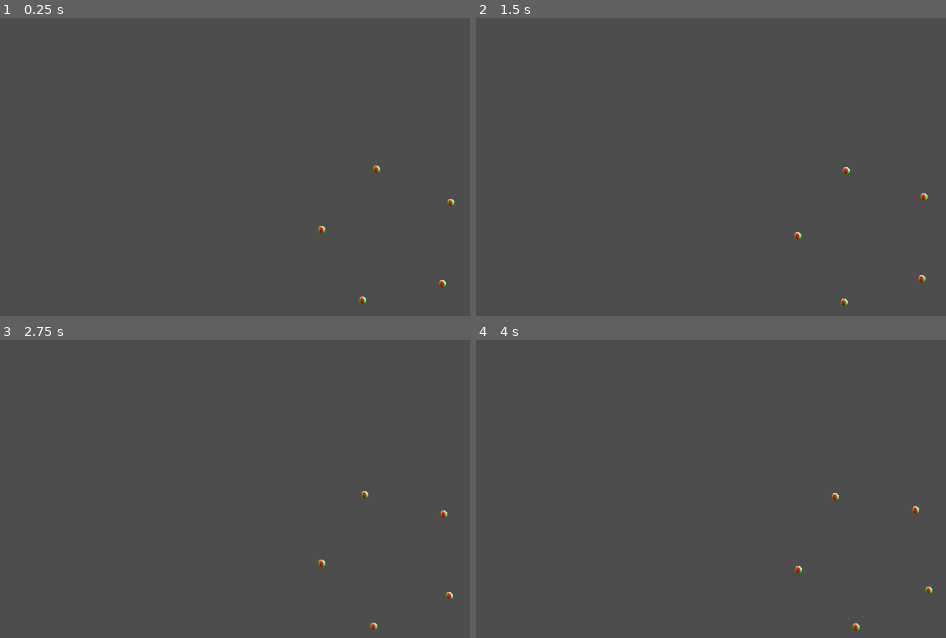
Above: before the commit, frames 1-4 (two rows, left to right).
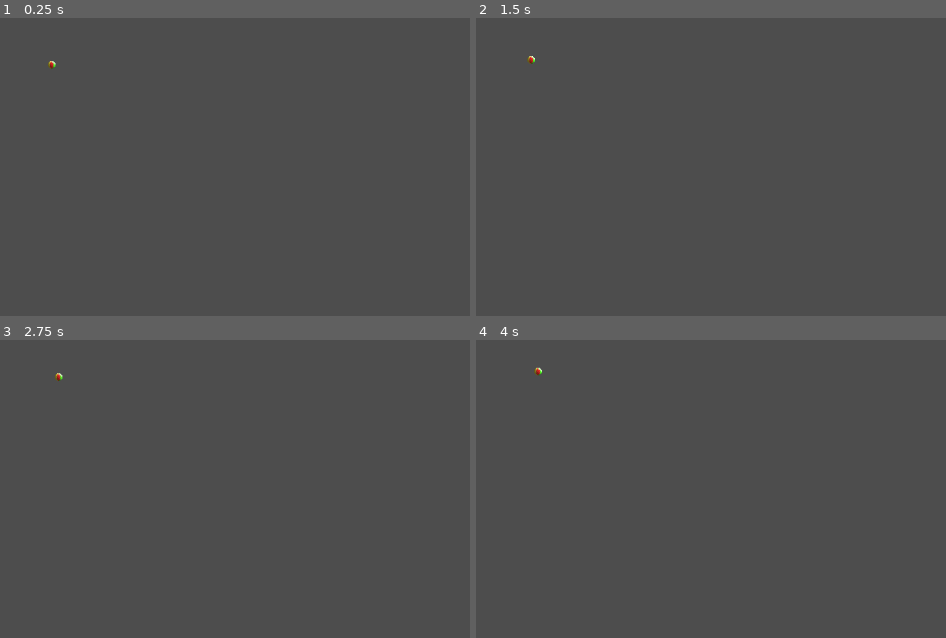
Above: after the commit, the same moments.

Repository: OscarPindaro/BossRushJam2025
Game: Godot game, scene res://scenes/balls/balls_area.tscn
The game is run twice, just before and just after one commit, with the same random seed, the same clock (stepped at 60 frames per second) and the same inputs. The project has no main scene, so this scene is started directly.
Inputs (mouse positions are in pixels of both pictures, inside the frame that each line leads up to):
- Up to frame 1 (0.25 s): no input
- Up to frame 2 (1.5 s): move the mouse to (outside the picture) at 0.52 s; hold D (ui_right) 0.53-1.28 s; tap Enter at 1.25 s; move the mouse to (715, 265) at 1.27 s; hold S (ui_down) from 1.28 s (still down)
- Up to frame 3 (2.75 s): move the mouse to (outside the picture) at 2.02 s; release S (ui_down) at 2.03 s; hold D (ui_right) from 2.03 s (still down)
- Up to frame 4 (4 s): move the mouse to (outside the picture) at 2.77 s; release D (ui_right) at 2.78 s; hold W (ui_up) 2.78-3.53 s; move the mouse to (outside the picture) at 3.52 s; hold A (ui_left) from 3.53 s (still down)

The runs differ from the first frame. In frame 1, 0.2% of the frame differs, in the area x 10-97%, y 14-96%; in frame 2, 0.2%; in frame 3, 0.2%, in the area x 11-97%, y 11-98%; in frame 4, 0.2%.

Commit message:
balls do dmg

Diff:
--- a/scenes/balls/balls_area.gd
+++ b/scenes/balls/balls_area.gd
@@ -3,6 +3,7 @@
 @export var number_of_balls = 5
 @export var radius = 100.0
 @export var angular_rotation = PI/64
+@export var balls_rotation: bool = true
 @export var ball_angular_rotation = -PI/64
 var rag_ball = preload("res://scenes/balls/rag_ball.tscn")
 
@@ -20,9 +21,10 @@
 # Called every frame. 'delta' is the elapsed time since the previous frame.
 func _physics_process(delta: float) -> void:
 	self.rotate(angular_rotation)
-	for ball in active_balls:
-		ball.rotate(ball_angular_rotation)
-	pass
+	if balls_rotation:
+		for ball in active_balls:
+			ball.rotate(ball_angular_rotation)
+
 
 # evenly distribute objects in a circle
 func arrange_in_circle(num_balls: int, radius: float, center=Vector2.ZERO, start_offset=0) -> Array:
--- a/scenes/balls/balls_area.tscn
+++ b/scenes/balls/balls_area.tscn
@@ -3,5 +3,4 @@
 [ext_resource type="Script" path="res://scenes/balls/balls_area.gd" id="1_wlv4e"]
 
 [node name="BallsArea" type="Node2D"]
-position = Vector2(563, 316)
 script = ExtResource("1_wlv4e")
--- a/scenes/balls/base_ball.gd
+++ b/scenes/balls/base_ball.gd
@@ -6,12 +6,30 @@
 @export var dmg: float
 @export var type: BallType
 
+var boss: BossBase
+
 
 # Called when the node enters the scene tree for the first time.
 func _ready() -> void:
-	pass # Replace with function body.
+	body_entered.connect(on_boss_endered)
+	body_exited.connect(on_boss_exited)
 
 
 # Called every frame. 'delta' is the elapsed time since the previous frame.
 func _process(delta: float) -> void:
-	pass
+	if self.overlaps_body(boss):
+		boss.take_damage(dmg)
+
+
+func on_boss_endered(body: Node2D):
+	if body.is_in_group("Boss"):
+		# add a cast
+		print("start hitting Boss")
+		self.boss = body as BossBase
+
+
+func on_boss_exited(body: Node2D):
+	if body.is_in_group("Boss"):
+		# add a cast
+		print("finish hitting Boss")
+		self.boss = body as BossBase
--- a/scenes/bosses/ballerina/ballerina.gd
+++ b/scenes/bosses/ballerina/ballerina.gd
@@ -1,4 +1,4 @@
-extends "res://scenes/bosses/boss_base.gd"
+extends BossBase
 
 @export var ziopera = 1
 @export var curr_velocity = 200
@@ -21,7 +21,7 @@
 			ramp_up = 0
 	if ramp_up == 0:
 		curr_velocity = curr_velocity ** 0.95
-	print(curr_velocity)
+	#print(curr_velocity)
 	self.velocity = direction*curr_velocity
 	self.move_and_slide()
 	pass
--- a/scenes/bosses/boss_base.gd
+++ b/scenes/bosses/boss_base.gd
@@ -12,5 +12,5 @@
 func _process(delta: float) -> void:
 	pass
 
-func on_hit() -> void:
-	pass
+func take_damage(dmg: float) -> void:
+	hp = hp - dmg
--- a/scenes/player/sounds.gd
+++ b/scenes/player/sounds.gd
@@ -3,14 +3,15 @@
 
 #@export var Sounds: Dictionary = {}
 
-const Sounds = {STEP = preload("res://scene_prova/asset_a_caso/step2.wav"),
-STOP_MOVING = preload("res://scene_prova/asset_a_caso/cosmonaut1.wav")}
+var Sounds = {STEP = AudioStreamRandomizer.new(),
+STOP_MOVING = preload("res://asset/sfx/player/footsteps/footstep5.wav")}
 
 var active_sound = null
 
 func _ready():
 	self.finished.connect(_on_sound_finished)
-
+	for i in range(4):
+		Sounds["STEP"].add_stream(i,load("res://asset/sfx/player/footsteps/footstep" + str(i+1) + ".wav"), 0.25)
 func _on_sound_finished():
 	self.active_sound = null
 
